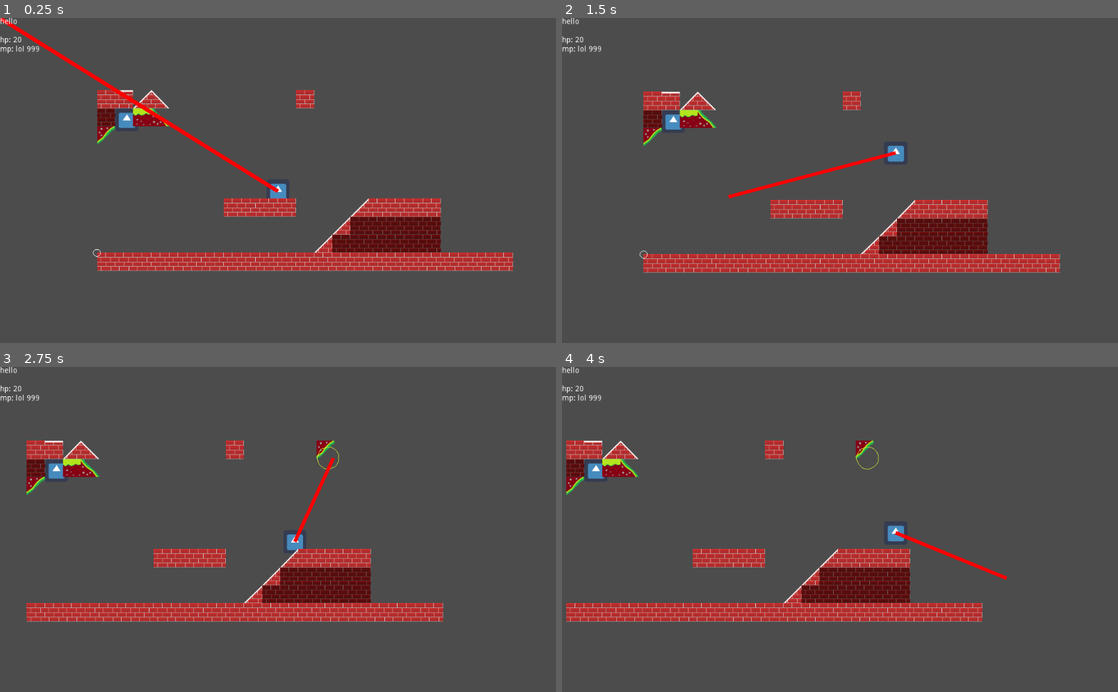
Above: before the commit, frames 1-4 (two rows, left to right).
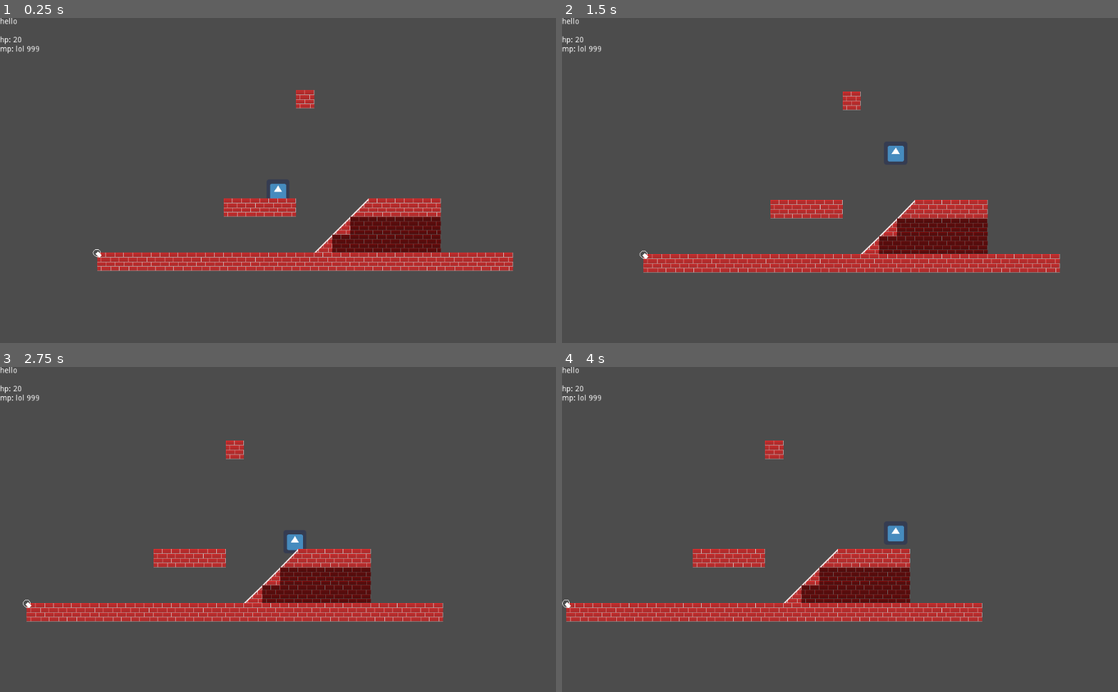
Above: after the commit, the same moments.

Repository: HenryFBP/2d-godot-game
Game: Godot game, scene res://main.tscn
Same seed, same stepped clock (60 frames per second), same inputs: the game is played once before the commit and once after it. The engine's default icon, where the game draws it, is replaced by a stand-in: a white triangle on a blue panel in a dark square.
Inputs (mouse positions are in pixels of both pictures, inside the frame that each line leads up to):
- Up to frame 1 (0.25 s): no input
- Up to frame 2 (1.5 s): tap Enter at 0.5 s; move the mouse to (962, 164) at 0.52 s; hold Mouse wheel down (scroll_down, bound only after the commit) 0.53-1.28 s; hold D (player_right) from 0.53 s (still down); tap Space (player_jump) at 0.77 s; tap Mouse wheel up (scroll_up, bound only after the commit) at 0.8, 1.35 s; move the mouse to (728, 196) at 1.27 s
- Up to frame 3 (2.75 s): tap Space (player_jump) at 1.52 s; tap Mouse wheel down (scroll_down, bound only after the commit) at 1.55 s; move the mouse to (333, 458) at 2.02 s; release D (player_right) at 2.03 s; press the mouse at (333, 458) at 2.03 s; hold A (player_left) from 2.03 s (still down); tap Mouse wheel up (scroll_up, bound only after the commit) at 2.3 s
- Up to frame 4 (4 s): move the mouse to (812, 594) at 2.77 s; release A (player_left) at 2.78 s; release the mouse at (812, 594) at 2.78 s; hold D (player_right) from 2.78 s (still down); tap Mouse wheel down (scroll_down, bound only after the commit) at 2.85 s; tap Space (player_jump) at 3.02, 3.77 s; move the mouse to (1006, 578) at 3.52 s; hold Mouse wheel up (scroll_up, bound only after the commit) from 3.53 s (still down)

The runs differ from the first frame. In frame 1, 1.9% of the frame differs, in the area x 0-51%, y 0-74%; in frame 2, 1.7%; in frame 3, 1.6%; in frame 4, 1.7%.
Error after the commit: Parse Error: The method "ImageTexture" isn't declared in the current class. (res://src/lib.gd:80)

Commit message:
begin block selection code

Diff:
--- a/main.tscn
+++ b/main.tscn
@@ -8,6 +8,7 @@
 [ext_resource path="res://src/TileMap.gd" type="Script" id=6]
 [ext_resource path="res://src/ClickCircle.gd" type="Script" id=7]
 [ext_resource path="res://src/BreakDistance.gd" type="Script" id=8]
+[ext_resource path="res://src/BlockPlacementGhost.gd" type="Script" id=9]
 
 [sub_resource type="RectangleShape2D" id=1]
 
@@ -103,3 +104,7 @@
 
 script = ExtResource( 8 )
 _sections_unfolded = [ "Transform", "Visibility", "Z Index" ]
+
+[node name="BlockPlacementGhost" type="Node2D" parent="TileMap" index="1"]
+
+script = ExtResource( 9 )
--- a/project.godot
+++ b/project.godot
@@ -28,6 +28,10 @@
  ]
 left_mouse=[ Object(InputEventMouseButton,"resource_local_to_scene":false,"resource_name":"","device":0,"alt":false,"sh …(213 unchanged characters)…
  ]
+scroll_up=[ Object(InputEventMouseButton,"resource_local_to_scene":false,"resource_name":"","device":0,"alt":false,"shift":false,"control":false,"meta":false,"command":false,"button_mask":0,"position":Vector2( 0, 0 ),"global_position":Vector2( 0, 0 ),"factor":1.0,"button_index":4,"pressed":false,"doubleclick":false,"script":null)
+ ]
+scroll_down=[ Object(InputEventMouseButton,"resource_local_to_scene":false,"resource_name":"","device":0,"alt":false,"shift":false,"control":false,"meta":false,"command":false,"button_mask":0,"position":Vector2( 0, 0 ),"global_position":Vector2( 0, 0 ),"factor":1.0,"button_index":5,"pressed":false,"doubleclick":false,"script":null)
+ ]
 
 [rendering]
 
--- a/src/TileMap.gd
+++ b/src/TileMap.gd
@@ -7,11 +7,16 @@
 const Shapes = preload("res://tilesets/shapes.gd")
 var shapesdata
 
-
 onready var block_list = blocks.new()
 onready var player = get_tree().get_root().get_node('Root/Player')
 
 const reach = 250.0
+
+# What index of `get_tiles_ids()` do we have selected?
+var selected_block_idx = 0
+
+# The Grid's Vector2 Coordinate.
+var selected_cell = null
 
 # Get the ID of a random cell.
 func get_random_cell_id():
@@ -41,7 +46,7 @@
 
 		x += 1
 
-		if x >= width:
+		if x >= width: # We're too far right!
 			x = 0
 			y += 1
 
@@ -100,10 +105,13 @@
 
 	var i = 10
 
-	i = add_new_tile(i, load("res://icon.png"), 						shapesdata['square'], 	50) + 1
+	var grassslope = load("res://tilesets/grass_slope_NE.png")
+
+	i = add_new_tile(i, load("res://icon.png"), 					shapesdata['square'],	50) + 1
 	i = add_new_tile(i, load("res://tilesets/grass.png"), 			shapesdata['square'], 	50) + 1
-	i = add_new_tile(i, load("res://tilesets/grass_slope_NE.png"), 	shapesdata['NEslope'], 	50) + 1
-	i = add_new_tile(i, load("res://tilesets/grass_slope_SE.png"), 	shapesdata['SEslope'], 	50) + 1
+	i = add_new_tile(i, load("res://tilesets/grass_slope_NE.png"), 	shapesdata['slopeNE'], 	50) + 1
+	i = add_new_tile(i, load("res://tilesets/grass_slope_SE.png"), 	shapesdata['slopeSE'], 	50) + 1
+	i = add_new_tile(i, load("res://tilesets/spikeN.png"),			shapesdata['spikeN'], 	50) + 1
 
 
 func _ready():
@@ -125,7 +133,20 @@
 		debug_click_circle()
 
 	if event is InputEventMouseMotion:
-		pass
+
+		var selectedcell = self.world_to_map(get_global_mouse_position())
+
+	if event.is_action_pressed('scroll_up'):
+
+		# Increase block index by one.
+		selected_block_idx = lib.nidx(selected_block_idx + 1, self.tile_set.get_tiles_ids().size())
+		print("block idx "+str(selected_block_idx)+" selected")
+
+	if event.is_action_pressed('scroll_down'):
+
+		# Decrease block index by one.
+		selected_block_idx = lib.nidx(selected_block_idx - 1, self.tile_set.get_tiles_ids().size())
+		print("block idx "+str(selected_block_idx)+" selected")
 
 
 func _process(delta):
--- a/src/lib.gd
+++ b/src/lib.gd
@@ -75,3 +75,25 @@
 		newpv2arr.append(pv2arr[i] * factor)
 
 	return newpv2arr
+
+static func rotate_image(image):
+	var i = ImageTexture()
+
+	if typeof(image) == typeof(StreamTexture()):
+		var data = image.get_data()
+
+		# TODO actually rotat-o the data-to here...
+
+		i.create_from_image(data)
+
+	return i
+
+static func nidx(i, size):
+
+	if(i < 0):
+		return nidx(i + size, size)
+
+	if(i >= size):
+		return i % size
+
+	return i
--- a/tilesets/shapes.gd
+++ b/tilesets/shapes.gd
@@ -6,12 +6,15 @@
 
 func _init():
 	data = {
-	'square':  [[0.0, 1.0], [0.0, 0.0], [1.0, 0.0], [1.0, 1.0]],
+	'square':	[[0.0, 1.0], [0.0, 0.0], [1.0, 0.0], [1.0, 1.0]],
 
-	'SWslope': [[0.0, 0.0], [1.0, 1.0], [1.0, 0.0]],
-	'NEslope': [[0.0, 0.0], [1.0, 1.0], [0.0, 1.0]],
-	'SEslope': [[0.0, 0.0], [0.0, 1.0], [1.0, 0.0]],
-	'NWSlope': [[1.0, 0.0], [1.0, 1.0], [0.0, 1.0]],
+	'slopeSW':	[[0.0, 0.0], [1.0, 1.0], [1.0, 0.0]],
+	'slopeNE':	[[0.0, 0.0], [1.0, 1.0], [0.0, 1.0]],
+	'slopeSE':	[[0.0, 0.0], [0.0, 1.0], [1.0, 0.0]],
+	'slopeNW':	[[1.0, 0.0], [1.0, 1.0], [0.0, 1.0]],
+
+	'spikeS':	[[0.0, 0.0], [1.0, 0.0], [0.5, 1.0]],
+	'spikeN':	[[0.0, 1.0], [1.0, 1.0], [0.5, 0.0]],
 	}
 
 	for k in data:
Not shown: 1 places in main.tscn that only renumber resources
Not shown, added: tilesets/grass.png.import
Not shown, added: tilesets/grass_slope_NE.png.import
Not shown, added: tilesets/grass_slope_SE.png.import
Binary file added: tilesets/spikeN.png
Not shown, added: tilesets/spikeN.png.import
